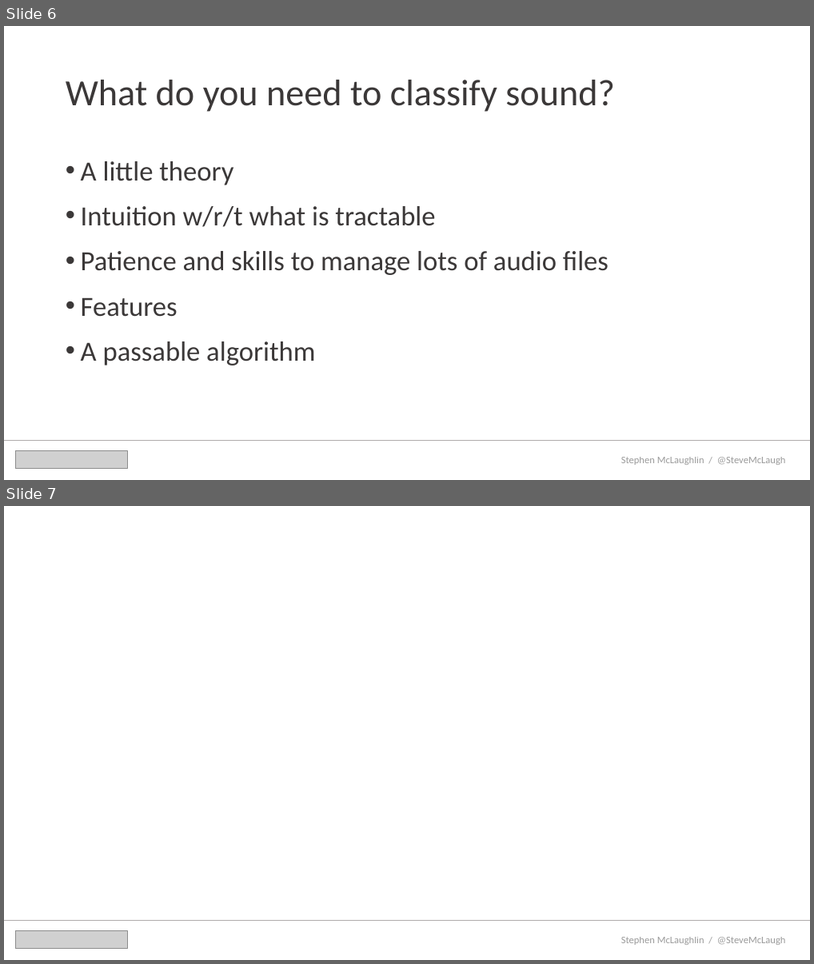
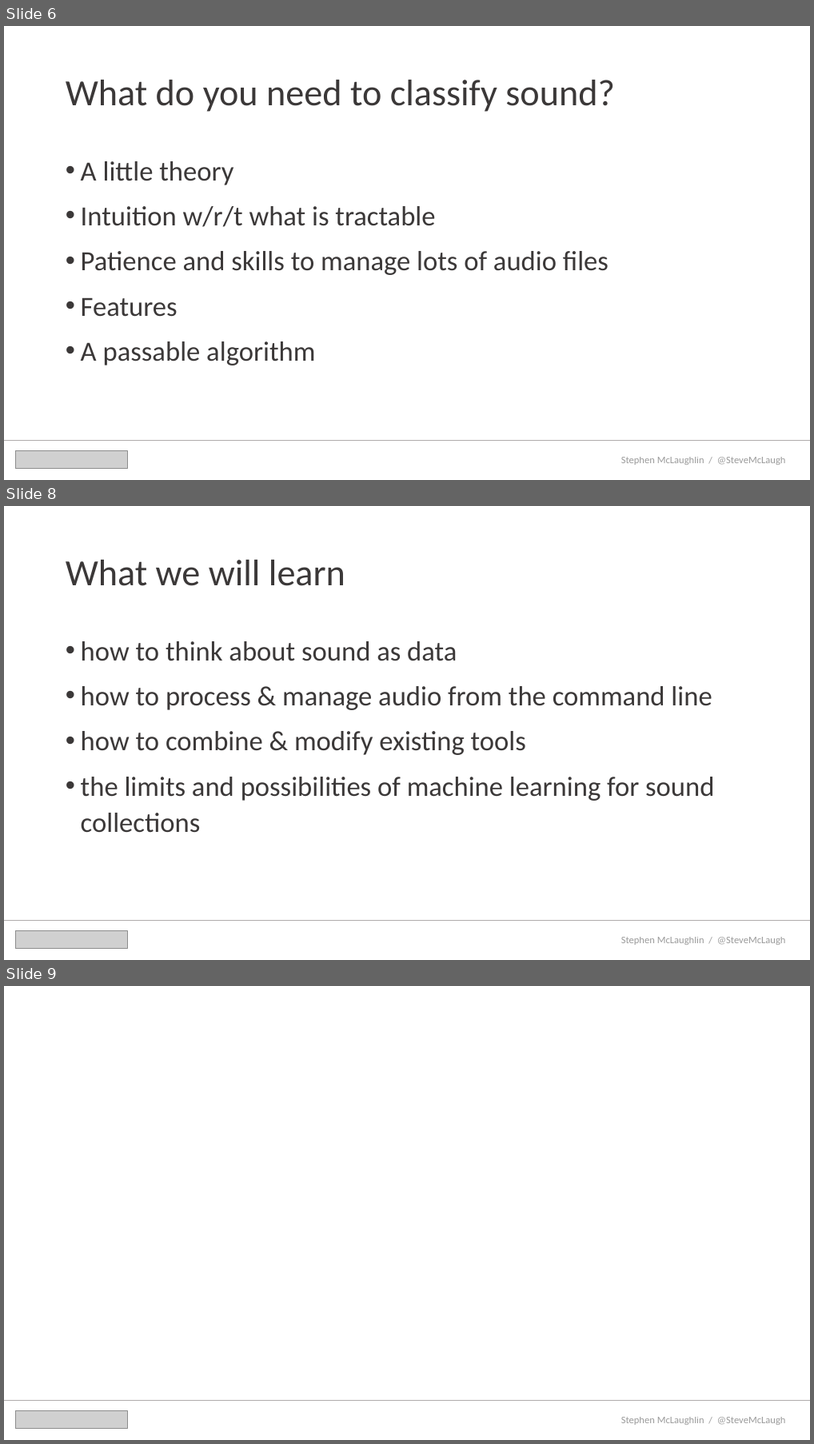
Before and after one commit to stevemclaugh/HILT-Audio-ML, a slide deck: Slides/Day_1.pptx. Shown one above the other, each under a label of ours: slides 6 and 7 before the commit, slides 6, 8 and 9 after it; the slides between them are not shown. The pictures are 814x964 and 814x1444 pixels, drawn with LibreOffice and Linux fonts; fonts in the diff are those of the drawing; grey boxes stand for pictures. Boxes give left, top, right and bottom in pixels: in the first picture for what was removed or moved away, otherwise in the second. Text is boxed around its words. In the diff, an @@ line names an element or a change of style, - is before the commit and + after.

```diff
--- a/Slides/Day_1.pptx
+++ b/Slides/Day_1.pptx
@@ slide 8 added at bbox=[4, 506, 810, 960], background #FFFFFF @@
@@ title added at bbox=[66, 560, 346, 586], 44 pt, text #3B3838 @@
+What we will learn
@@ text added at bbox=[81, 641, 714, 832], 33 pt, text #3B3838 @@
+• how to think about sound as data
+• how to process & manage audio from the command line
+• how to combine & modify existing tools
+• the limits and possibilities of machine learning for sound collections
@@ line added from (4, 920) to (810, 920), #AFABAB 0.5 pt @@
@@ picture added at bbox=[15, 931, 127, 949] @@
@@ text added at bbox=[622, 936, 786, 944], 12 pt, text #595959 at 60% opacity @@
+Stephen McLaughlin / @SteveMcLaugh
@@ what was slide 7 is now slide 9 @@
```
Also in this commit, not shown: 2 other slides added, 3 other files.
